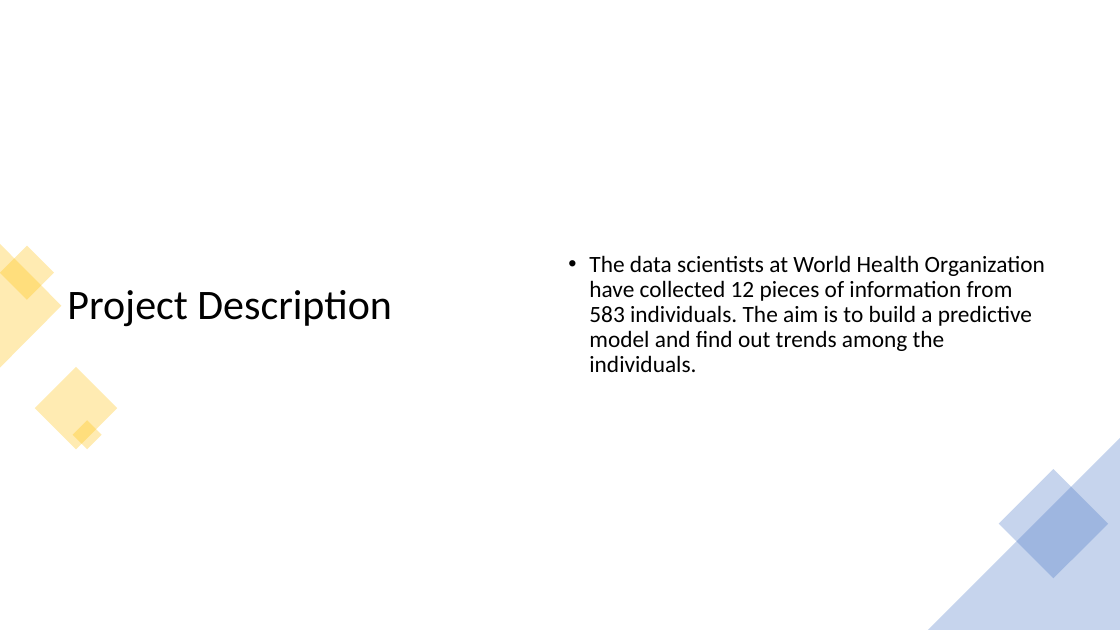
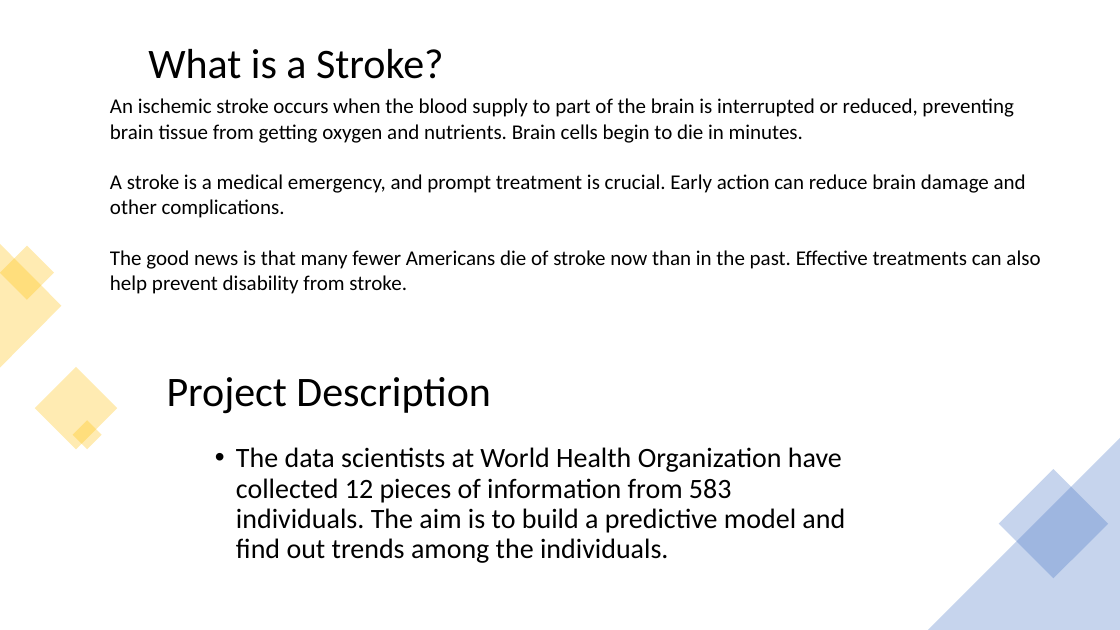
Before and after one commit to Pharmasith/Project_Stroke_Prediction_Model, a slide deck: slide 2 of StrokeSlides.pptx. Drawn at 1120x630 pixels with LibreOffice and Linux fonts; fonts in the diff are those of the drawing. Boxes give left, top, right and bottom in pixels: in the first picture for what was removed or moved away, otherwise in the second. Text is boxed around its words. In the diff, an @@ line names an element or a change of style, - is before the commit and + after.

```diff
--- a/StrokeSlides.pptx
+++ b/StrokeSlides.pptx
@@ text added at (148, 49, 444, 79), 36 pt, text #000000 @@
+What is a Stroke?
@@ text added at (110, 98, 1040, 294), 18 pt, text #000000 @@
+An ischemic stroke occurs when the blood supply to part of the brain is interrupted or reduced, preventing brain tissue from getting oxygen and nutrients. Brain cells begin to die in minutes.
+A stroke is a medical emergency, and prompt treatment is crucial. Early action can reduce brain damage and other complications.
+The good news is that many fewer Americans die of stroke now than in the past. Effective treatments can also help prevent disability from stroke.
@@ title "Project Description": place and size @@
-title "Project Description" at (67, 290, 392, 327)
+title "Project Description" at (167, 377, 491, 414)
@@ text "The data scientists at World ...": place and size @@
-text "The data scientists at World ..." at (589, 255, 1045, 372)
+text "The data scientists at World ..." at (236, 447, 845, 563)
@@ text "The data scientists at World ..." at (236, 447, 845, 563): size 20 to 24 pt @@
```
Also in this commit, not shown: 4 other slides changed, 3 slides added, 3 slides removed.
